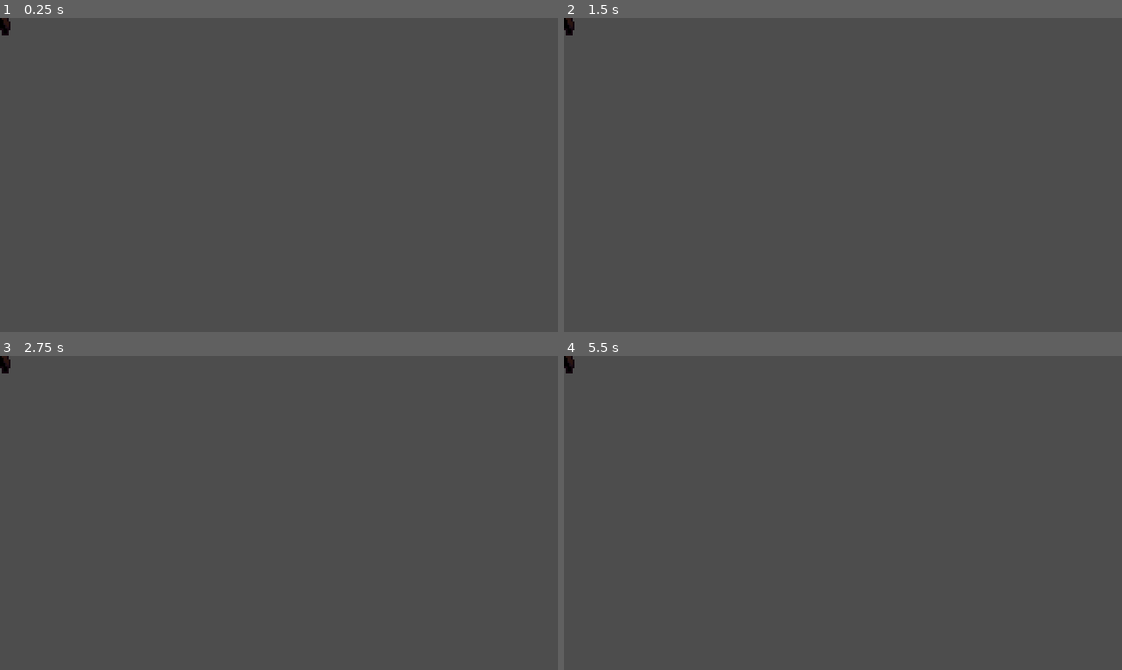
Above: before the commit, frames 1-4 (two rows, left to right).
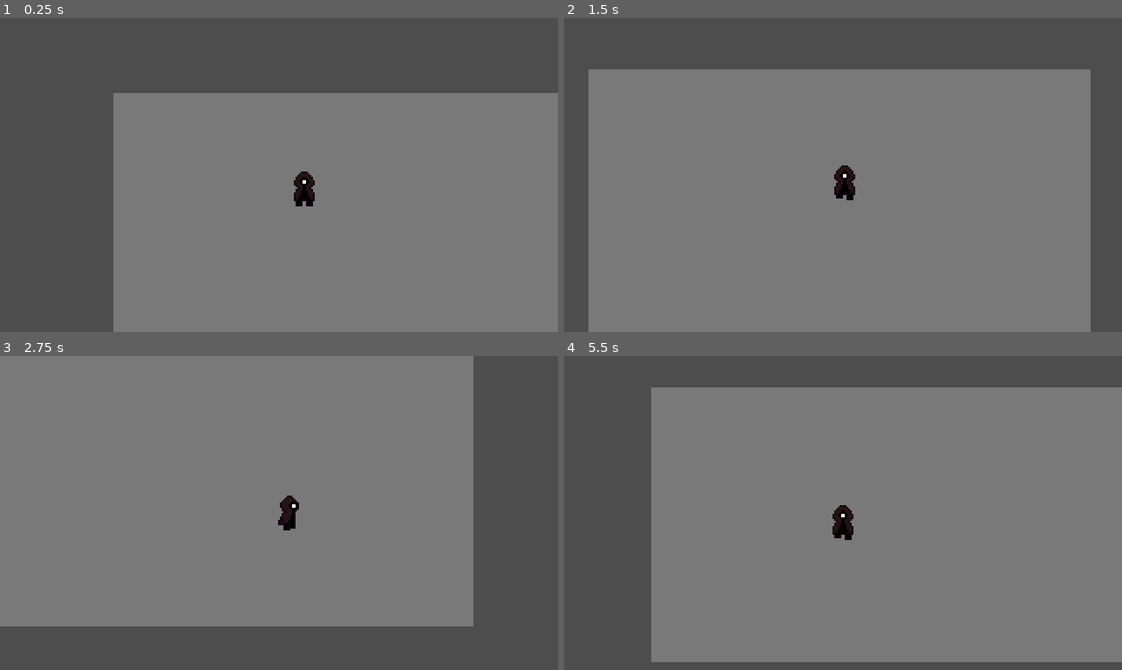
Above: after the commit, the same moments.

Repository: Pokehunter88/Snuffwick
Game: Godot game, scene res://Scenes/test_scene.tscn
The game is run twice, just before and just after one commit, with the same random seed, the same clock (stepped at 60 frames per second) and the same inputs.
Inputs:
- Up to frame 1 (0.25 s): no input
- Up to frame 2 (1.5 s): hold D (move_right, bound only after the commit) 0.53-1.28 s; hold S (move_down, bound only after the commit) from 1.28 s (still down)
- Up to frame 3 (2.75 s): release S (move_down, bound only after the commit) at 2.03 s; hold D (move_right, bound only after the commit) from 2.03 s (still down)
- Up to frame 4 (5.5 s): release D (move_right, bound only after the commit) at 2.78 s; hold W (move_up, bound only after the commit) 2.78-3.53 s; hold A (move_left, bound only after the commit) 3.53-5.03 s; hold S (move_down, bound only after the commit) from 5.03 s (still down)

The runs differ from the first frame. In frame 1, 61% of the frame differs, in the area x 0-100%, y 0-100%; in frame 2, 75%, in the area x 0-95%, y 0-100%; in frame 3, 73%; in frame 4, 74%.

Commit message:
made basic player movement scripts and added moving animations

Diff:
--- a/Scenes/test_scene.tscn
+++ b/Scenes/test_scene.tscn
@@ -1,7 +1,22 @@
 [gd_scene format=3 uid="uid://ctxnm1j4iwp46"]
 
 [ext_resource type="PackedScene" uid="uid://be8qbmt0fe144" path="res://scenes/player.tscn" id="1_g7g4h"]
+[ext_resource type="Script" uid="uid://co6ub37ujgp7h" path="res://scripts/camera_2d.gd" id="2_j8ivh"]
+
+[sub_resource type="QuadMesh" id="QuadMesh_hss5h"]
 
 [node name="TestScene" type="Node2D" unique_id=1878217991]
 
+[node name="Background" type="MeshInstance2D" parent="." unique_id=690905591]
+modulate = Color(0.47397572, 0.47397572, 0.47397572, 1)
+position = Vector2(317, 181.00002)
+scale = Vector2(576.80524, 314.8416)
+mesh = SubResource("QuadMesh_hss5h")
+
 [node name="Player" parent="." unique_id=1043669616 instance=ExtResource("1_g7g4h")]
+position = Vector2(248, 133)
+
+[node name="Camera2D" type="Camera2D" parent="." unique_id=868219299 node_paths=PackedStringArray("player")]
+script = ExtResource("2_j8ivh")
+player = NodePath("../Player")
+speed = 8.0
--- a/project.godot
+++ b/project.godot
@@ -26,6 +26,38 @@
 
 enabled=PackedStringArray("res://addons/godot_super-wakatime/plugin.cfg")
 
+[input]
+
+quit={
+"deadzone": 0.2,
+"events": [Object(InputEventKey,"resource_local_to_scene":false,"resource_name":"","device":16,"window_id":0,"alt_pressed":false,"shift_pressed":false,"ctrl_pressed":false,"meta_pressed":false,"pressed":false,"keycode":0,"physical_keycode":4194305,"key_label":0,"unicode":0,"location":0,"echo":false,"script":null)
+]
+}
+move_left={
+"deadzone": 0.2,
+"events": [Object(InputEventKey,"resource_local_to_scene":false,"resource_name":"","device":-1,"window_id":0,"alt_pressed":false,"shift_pressed":false,"ctrl_pressed":false,"meta_pressed":false,"pressed":false,"keycode":0,"physical_keycode":65,"key_label":0,"unicode":97,"location":0,"echo":false,"script":null)
+, Object(InputEventKey,"resource_local_to_scene":false,"resource_name":"","device":-1,"window_id":0,"alt_pressed":false,"shift_pressed":false,"ctrl_pressed":false,"meta_pressed":false,"pressed":false,"keycode":0,"physical_keycode":4194319,"key_label":0,"unicode":0,"location":0,"echo":false,"script":null)
+]
+}
+move_right={
+"deadzone": 0.2,
+"events": [Object(InputEventKey,"resource_local_to_scene":false,"resource_name":"","device":-1,"window_id":0,"alt_pressed":false,"shift_pressed":false,"ctrl_pressed":false,"meta_pressed":false,"pressed":false,"keycode":0,"physical_keycode":68,"key_label":0,"unicode":100,"location":0,"echo":false,"script":null)
+, Object(InputEventKey,"resource_local_to_scene":false,"resource_name":"","device":-1,"window_id":0,"alt_pressed":false,"shift_pressed":false,"ctrl_pressed":false,"meta_pressed":false,"pressed":false,"keycode":0,"physical_keycode":4194321,"key_label":0,"unicode":0,"location":0,"echo":false,"script":null)
+]
+}
+move_up={
+"deadzone": 0.2,
+"events": [Object(InputEventKey,"resource_local_to_scene":false,"resource_name":"","device":-1,"window_id":0,"alt_pressed":false,"shift_pressed":false,"ctrl_pressed":false,"meta_pressed":false,"pressed":false,"keycode":0,"physical_keycode":87,"key_label":0,"unicode":119,"location":0,"echo":false,"script":null)
+, Object(InputEventKey,"resource_local_to_scene":false,"resource_name":"","device":-1,"window_id":0,"alt_pressed":false,"shift_pressed":false,"ctrl_pressed":false,"meta_pressed":false,"pressed":false,"keycode":0,"physical_keycode":4194320,"key_label":0,"unicode":0,"location":0,"echo":false,"script":null)
+]
+}
+move_down={
+"deadzone": 0.2,
+"events": [Object(InputEventKey,"resource_local_to_scene":false,"resource_name":"","device":-1,"window_id":0,"alt_pressed":false,"shift_pressed":false,"ctrl_pressed":false,"meta_pressed":false,"pressed":false,"keycode":0,"physical_keycode":83,"key_label":0,"unicode":115,"location":0,"echo":false,"script":null)
+, Object(InputEventKey,"resource_local_to_scene":false,"resource_name":"","device":-1,"window_id":0,"alt_pressed":false,"shift_pressed":false,"ctrl_pressed":false,"meta_pressed":false,"pressed":false,"keycode":0,"physical_keycode":4194322,"key_label":0,"unicode":0,"location":0,"echo":false,"script":null)
+]
+}
+
 [physics]
 
 3d/physics_engine="Jolt Physics"
--- a/scenes/player.tscn
+++ b/scenes/player.tscn
@@ -1,6 +1,7 @@
 [gd_scene format=3 uid="uid://be8qbmt0fe144"]
 
 [ext_resource type="Texture2D" uid="uid://cjivag0yxngar" path="res://textures/player.png" id="1_3vyb7"]
+[ext_resource type="Script" uid="uid://c3ubxpp10k6x6" path="res://scripts/player.gd" id="1_g2els"]
 
 [sub_resource type="AtlasTexture" id="AtlasTexture_3dogw"]
 atlas = ExtResource("1_3vyb7")
@@ -10,6 +11,14 @@
 atlas = ExtResource("1_3vyb7")
 region = Rect2(12, 0, 12, 20)
 
+[sub_resource type="AtlasTexture" id="AtlasTexture_fjrip"]
+atlas = ExtResource("1_3vyb7")
+region = Rect2(24, 0, 12, 20)
+
+[sub_resource type="AtlasTexture" id="AtlasTexture_smehm"]
+atlas = ExtResource("1_3vyb7")
+region = Rect2(36, 0, 12, 20)
+
 [sub_resource type="AtlasTexture" id="AtlasTexture_50ct6"]
 atlas = ExtResource("1_3vyb7")
 region = Rect2(144, 0, 12, 20)
@@ -17,6 +26,14 @@
 [sub_resource type="AtlasTexture" id="AtlasTexture_hb2xm"]
 atlas = ExtResource("1_3vyb7")
 region = Rect2(156, 0, 12, 20)
+
+[sub_resource type="AtlasTexture" id="AtlasTexture_qlg0r"]
+atlas = ExtResource("1_3vyb7")
+region = Rect2(168, 0, 12, 20)
+
+[sub_resource type="AtlasTexture" id="AtlasTexture_tuyoq"]
+atlas = ExtResource("1_3vyb7")
+region = Rect2(180, 0, 12, 20)
 
 [sub_resource type="AtlasTexture" id="AtlasTexture_ak5v8"]
 atlas = ExtResource("1_3vyb7")
@@ -26,6 +43,18 @@
 atlas = ExtResource("1_3vyb7")
 region = Rect2(108, 0, 12, 20)
 
+[sub_resource type="AtlasTexture" id="AtlasTexture_qhqgy"]
+atlas = ExtResource("1_3vyb7")
+region = Rect2(120, 0, 12, 20)
+
+[sub_resource type="AtlasTexture" id="AtlasTexture_dqkch"]
+atlas = ExtResource("1_3vyb7")
+region = Rect2(132, 0, 12, 20)
+
+[sub_resource type="AtlasTexture" id="AtlasTexture_g2els"]
+atlas = ExtResource("1_3vyb7")
+region = Rect2(0, 0, 12, 20)
+
 [sub_resource type="AtlasTexture" id="AtlasTexture_rdbpf"]
 atlas = ExtResource("1_3vyb7")
 region = Rect2(48, 0, 12, 20)
@@ -33,6 +62,14 @@
 [sub_resource type="AtlasTexture" id="AtlasTexture_oho3u"]
 atlas = ExtResource("1_3vyb7")
 region = Rect2(60, 0, 12, 20)
+
+[sub_resource type="AtlasTexture" id="AtlasTexture_ur7pv"]
+atlas = ExtResource("1_3vyb7")
+region = Rect2(72, 0, 12, 20)
+
+[sub_resource type="AtlasTexture" id="AtlasTexture_y4r1p"]
+atlas = ExtResource("1_3vyb7")
+region = Rect2(84, 0, 12, 20)
 
 [sub_resource type="SpriteFrames" id="SpriteFrames_g2els"]
 animations = [{
@@ -49,6 +86,17 @@
 }, {
 "frames": [{
 "duration": 1.0,
+"texture": SubResource("AtlasTexture_fjrip")
+}, {
+"duration": 1.0,
+"texture": SubResource("AtlasTexture_smehm")
+}],
+"loop": 1,
+"name": &"down_walk",
+"speed": 5.0
+}, {
+"frames": [{
+"duration": 1.0,
 "texture": SubResource("AtlasTexture_50ct6")
 }, {
 "duration": 1.0,
@@ -57,6 +105,17 @@
 "loop": 1,
 "name": &"left_idle",
 "speed": 2.0
+}, {
+"frames": [{
+"duration": 1.0,
+"texture": SubResource("AtlasTexture_qlg0r")
+}, {
+"duration": 1.0,
+"texture": SubResource("AtlasTexture_tuyoq")
+}],
+"loop": 1,
+"name": &"left_walk",
+"speed": 5.0
 }, {
 "frames": [{
 "duration": 1.0,
@@ -71,6 +130,25 @@
 }, {
 "frames": [{
 "duration": 1.0,
+"texture": SubResource("AtlasTexture_qhqgy")
+}, {
+"duration": 1.0,
+"texture": SubResource("AtlasTexture_dqkch")
+}],
+"loop": 1,
+"name": &"right_walk",
+"speed": 5.0
+}, {
+"frames": [{
+"duration": 1.0,
+"texture": SubResource("AtlasTexture_g2els")
+}],
+"loop": 1,
+"name": &"turn",
+"speed": 10.0
+}, {
+"frames": [{
+"duration": 1.0,
 "texture": SubResource("AtlasTexture_rdbpf")
 }, {
 "duration": 1.0,
@@ -79,6 +157,17 @@
 "loop": 1,
 "name": &"up_idle",
 "speed": 2.0
+}, {
+"frames": [{
+"duration": 1.0,
+"texture": SubResource("AtlasTexture_ur7pv")
+}, {
+"duration": 1.0,
+"texture": SubResource("AtlasTexture_y4r1p")
+}],
+"loop": 1,
+"name": &"up_walk",
+"speed": 5.0
 }]
 
 [sub_resource type="CapsuleShape2D" id="CapsuleShape2D_bcvot"]
@@ -86,11 +175,14 @@
 height = 40.0
 
 [node name="Player" type="CharacterBody2D" unique_id=1043669616]
+script = ExtResource("1_g2els")
 
 [node name="PlayerSprite" type="AnimatedSprite2D" parent="." unique_id=2101245179]
 scale = Vector2(2, 2)
 sprite_frames = SubResource("SpriteFrames_g2els")
-animation = &"down_idle"
+animation = &"down_walk"
 
 [node name="CollisionShape2D" type="CollisionShape2D" parent="." unique_id=367555360]
 shape = SubResource("CapsuleShape2D_bcvot")
+
+[connection signal="animation_looped" from="PlayerSprite" to="." method="_on_player_sprite_animation_looped"]
--- /dev/null
+++ b/scripts/camera_2d.gd
@@ -0,0 +1,20 @@
+extends Camera2D
+
+@export var player: CharacterBody2D
+@export var speed: float
+
+var last_position := Vector2.ZERO
+
+func _physics_process(delta: float) -> void:
+	var currentPosition
+
+	if is_instance_valid(player) :
+		currentPosition = player.global_position
+	else:
+		currentPosition = last_position
+
+	global_position = Vector2(
+		lerp(global_position.x, currentPosition.x, delta * speed),
+		lerp(global_position.y, currentPosition.y, delta * speed))
+
+	last_position = currentPosition
--- /dev/null
+++ b/scripts/player.gd
@@ -0,0 +1,69 @@
+extends CharacterBody2D
+class_name Player
+
+signal died
+
+@onready var player_sprite: AnimatedSprite2D = $PlayerSprite
+
+@export var speed: float = 100.0
+@export var deaccelertion: float = 1500.0
+
+func _ready() -> void:
+	player_sprite.play("down_idle")
+
+func _process(delta: float) -> void:
+	if Input.is_action_just_pressed("quit"):
+		get_tree().quit()
+
+func _physics_process(delta: float) -> void:
+	var move_dir = Vector2(Input.get_axis("move_left", "move_right"),
+	Input.get_axis("move_up", "move_down"))
+
+	if move_dir != Vector2.ZERO:
+		velocity = speed * move_dir.normalized()
+	else:
+		velocity.x = move_toward(velocity.x, 0, delta * deaccelertion)
+		velocity.y = move_toward(velocity.y, 0, delta * deaccelertion)
+
+	move_and_slide()
+
+	_turn_animation(false)
+
+func _turn_animation(turn: bool):
+	if velocity != Vector2.ZERO:
+		if abs(velocity.x) > abs(velocity.y):
+			if velocity.x > 0:
+				if player_sprite.animation.contains("left"):
+					player_sprite.play("turn")
+				elif player_sprite.animation != "turn" or turn:
+					player_sprite.play("right_walk")
+			else:
+				if player_sprite.animation.contains("right"):
+					player_sprite.play("turn")
+				elif player_sprite.animation != "turn" or turn:
+					player_sprite.play("left_walk")
+		else:
+			if velocity.y > 0:
+				player_sprite.play("down_walk")
+			else:
+				player_sprite.play("up_walk")
+	else:
+		if !player_sprite.animation.contains("idle"):
+			if player_sprite.animation.contains("right"):
+				player_sprite.play("right_idle")
+			if player_sprite.animation.contains("left"):
+				player_sprite.play("left_idle")
+			if player_sprite.animation.contains("down"):
+				player_sprite.play("down_idle")
+			if player_sprite.animation.contains("up"):
+				player_sprite.play("up_idle")
+
+func _on_player_sprite_animation_looped() -> void:
+	var finished_animation = player_sprite.animation
+	if finished_animation == "turn":
+		_turn_animation(true)
+
+#func _on_hitbox_body_entered(body: Node2D) -> void:
+	#if body is Enemy:
+		#died.emit()
+		#queue_free()
Not shown, added: scripts/camera_2d.gd.uid
Not shown, added: scripts/player.gd.uid
Not shown, added: scenes/player.tscn9388746663.tmp
Not shown, added: scenes/player.tscn9393351716.tmp
